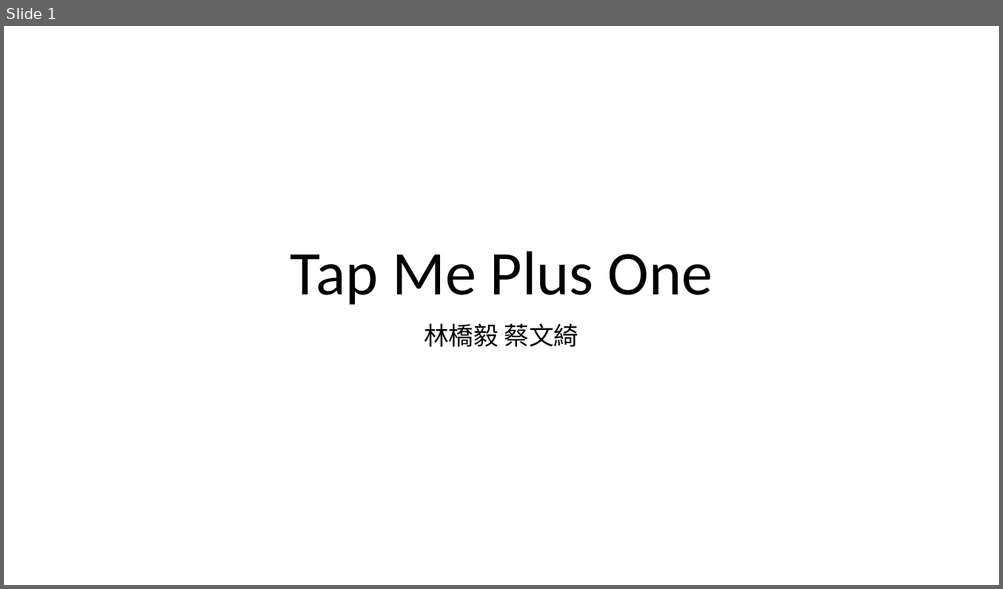
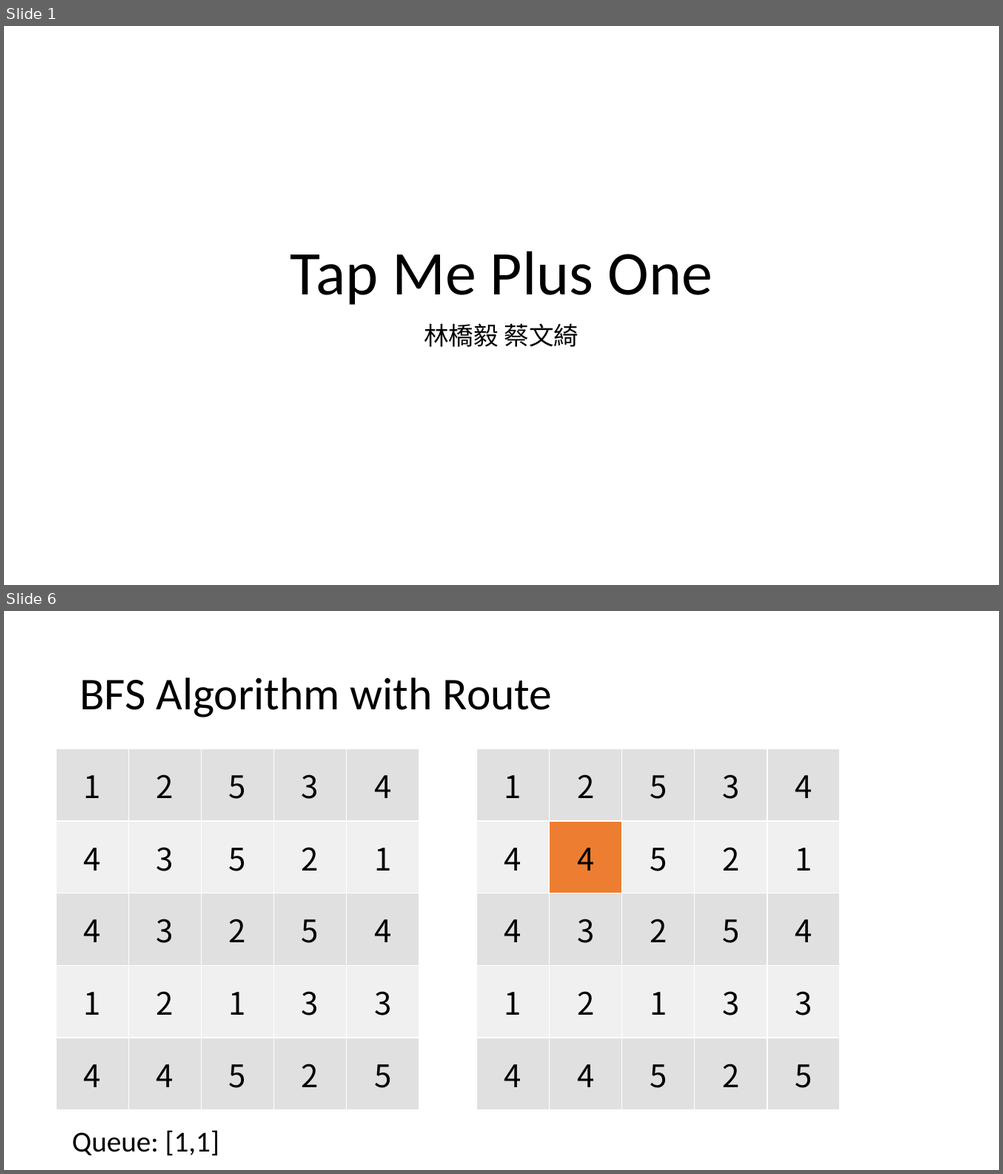
Before and after one commit to qiaoyi213/TapMePlusOne, a slide deck: Presentation.pptx. Shown one above the other, each under a label of ours: slide 1 before the commit, slides 1 and 6 after it; the slides between them are not shown. The pictures are 1003x589 and 1003x1174 pixels, drawn with LibreOffice and Linux fonts; fonts in the diff are those of the drawing. Boxes give left, top, right and bottom in pixels: in the first picture for what was removed or moved away, otherwise in the second. Text is boxed around its words. In the diff, an @@ line names an element or a change of style, - is before the commit and + after.

```diff
--- a/Presentation.pptx
+++ b/Presentation.pptx
@@ slide 6 added at bbox=[4, 611, 999, 1170], background #FFFFFF @@
@@ title added at bbox=[79, 678, 552, 718], 44 pt, text #000000 @@
+BFS Algorithm with Route
@@ table added at bbox=[57, 749, 418, 1111], 5 rows, 5 columns @@
+1 | 2 | 5 | 3 | 4
+4 | 3 | 5 | 2 | 1
+4 | 3 | 2 | 5 | 4
+1 | 2 | 1 | 3 | 3
+4 | 4 | 5 | 2 | 5
@@ table added at bbox=[476, 749, 838, 1111], 5 rows, 5 columns @@
+1 | 2 | 5 | 3 | 4
+4 | 4 | 5 | 2 | 1
+4 | 3 | 2 | 5 | 4
+1 | 2 | 1 | 3 | 3
+4 | 4 | 5 | 2 | 5
@@ text added at bbox=[72, 1130, 219, 1156], 28 pt, text #000000 @@
+Queue: [1,1]
```
Also in this commit, not shown: 2 slides changed, 18 other slides added, 1 other file.
